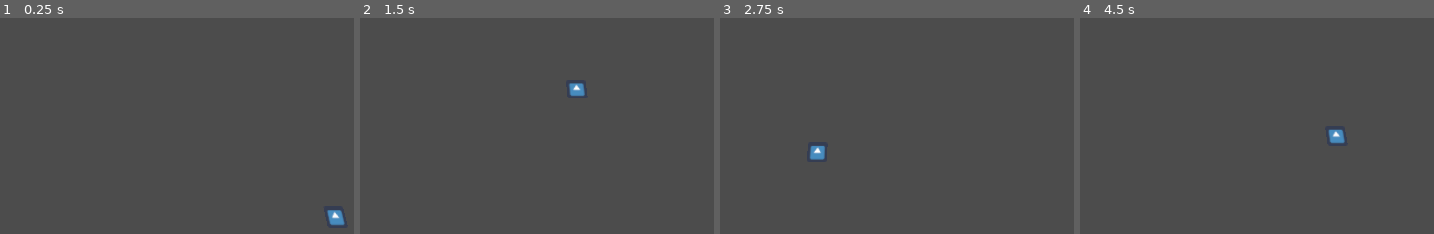
Above: before the commit, frames 1-4 (left to right).
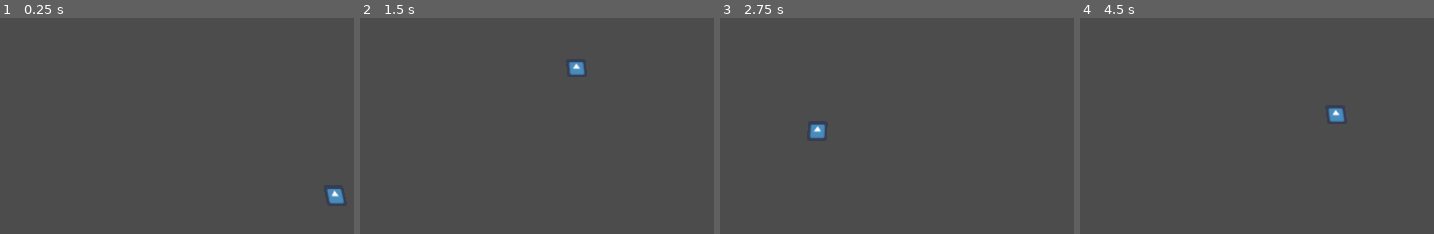
Above: after the commit, the same moments.

Repository: Zenrix/owneck
Game: Godot game, scene res://test.tscn
Two runs of this game, one before a commit and one after it. Both use one fixed random seed, a clock stepped at 60 frames per second and the inputs below. Before the commit the project starts from res://scenes/root.tscn. The engine's default icon, where the game draws it, is replaced by a stand-in: a white triangle on a blue panel in a dark square.
Inputs (mouse positions are in pixels of both pictures, inside the frame that each line leads up to):
- Up to frame 1 (0.25 s): no input
- Up to frame 2 (1.5 s): tap Enter at 0.5 s; move the mouse to (671, 56) at 0.52 s; hold Right (ui_right) 0.53-1.28 s; click (671, 56) at 0.67 s; tap Space at 1.25 s; move the mouse to (outside the picture) at 1.27 s; hold Down (ui_down) from 1.28 s (still down)
- Up to frame 3 (2.75 s): tap Enter at 2 s; move the mouse to (outside the picture) at 2.02 s; release Down (ui_down) at 2.03 s; hold Right (ui_right) from 2.03 s (still down)
- Up to frame 4 (4.5 s): tap Space at 2.75, 4.25 s; move the mouse to (1175, 173) at 2.77 s; release Right (ui_right) at 2.78 s; hold Up (ui_up) 2.78-3.53 s; click (1175, 173) at 2.92 s; tap Enter at 3.5 s; move the mouse to (outside the picture) at 3.52 s; hold Left (ui_left) from 3.53 s (still down); move the mouse to (outside the picture) at 4.27 s

The runs differ from the first frame. In frame 1, 0.6% of the frame differs, in the area x 92-98%, y 79-96%; in frame 2, 0.5%; in frame 3, 0.6%; in frame 4, 0.6%.
Error after the commit: Parse Error: The member "position" already exists in a parent class. (res://tile.gd:3)

Commit message:
Playing around with placing tiles programmatically.

Diff:
--- /dev/null
+++ b/levelGen1.gd
@@ -0,0 +1,9 @@
+extends Node
+
+func _ready():
+	var tileScene = preload("res://tile.tscn")
+	var tile = tileScene.instance()
+	tile.init(Vector3(0, 0, 0), Vector3(1, 1, 1))
+	get_node(".").add_child(tile)
+	set_process(true)
+	set_process_input(true)
--- a/project.godot
+++ b/project.godot
@@ -11,5 +11,5 @@
 [application]
 
 config/name="owneck"
-run/main_scene="res://scenes/root.tscn"
+run/main_scene="res://test.tscn"
 config/icon="res://icon.png"
--- a/scenes/root.tscn
+++ b/scenes/root.tscn
@@ -1,7 +1,3 @@
-[gd_scene load_steps=2 format=2]
-
-[ext_resource path="res://scenes/player3d.tscn" type="PackedScene" id=1]
+[gd_scene format=2]
 
 [node name="root" type="Node"]
-
-[node name="player3d" parent="." index="0" instance=ExtResource( 1 )]
--- /dev/null
+++ b/test.tscn
@@ -0,0 +1,13 @@
+[gd_scene load_steps=3 format=2]
+
+[ext_resource path="res://levelGen1.gd" type="Script" id=1]
+[ext_resource path="res://scenes/player3d.tscn" type="PackedScene" id=2]
+
+[node name="Node" type="Node" index="0"]
+
+script = ExtResource( 1 )
+
+[node name="player3d" parent="." index="0" instance=ExtResource( 2 )]
+
+transform = Transform( 1, 0, 0, 0, 1, 0, 0, 0, 1, 0, 1.62311, 0 )
+_sections_unfolded = [ "Transform" ]
--- /dev/null
+++ b/tile.gd
@@ -0,0 +1,16 @@
+extends MeshInstance
+
+var position = Vector3(0, 0, 0)
+var orientation = Vector3(0, 0, 0)
+var upDirection = Vector3(0, 0, 0)
+
+func _ready():
+	self.translate(position)
+#	upDirection.x = orientation.z
+#	upDirection.y = orientation.x
+#	upDirection.z = orientation.y
+	self.look_at(Vector3(0, -1, 0), Vector3(1, 0, 0))
+
+func init(position, orientation):
+	self.position = position
+	self.orientation = orientation
--- /dev/null
+++ b/tile.tscn
@@ -0,0 +1,45 @@
+[gd_scene load_steps=4 format=2]
+
+[ext_resource path="res://tile.gd" type="Script" id=1]
+
+[sub_resource type="QuadMesh" id=1]
+
+custom_aabb = AABB( 0, 0, 0, 0, 0, 0 )
+size = Vector2( 1, 1 )
+
+[sub_resource type="ConvexPolygonShape" id=2]
+
+points = PoolVector3Array( -0.5, -0.5, 0, -0.5, 0.5, 0, 0.5, 0.5, 0, 0.5, -0.5, 0 )
+
+[node name="tile" type="MeshInstance"]
+
+layers = 1
+material_override = null
+cast_shadow = 1
+extra_cull_margin = 0.0
+use_in_baked_light = false
+lod_min_distance = 0.0
+lod_min_hysteresis = 0.0
+lod_max_distance = 0.0
+lod_max_hysteresis = 0.0
+mesh = SubResource( 1 )
+skeleton = NodePath("..")
+material/0 = null
+script = ExtResource( 1 )
+_sections_unfolded = [ "Transform" ]
+
+[node name="StaticBody" type="StaticBody" parent="." index="0"]
+
+input_ray_pickable = true
+input_capture_on_drag = false
+collision_layer = 1
+collision_mask = 1
+friction = 1.0
+bounce = 0.0
+constant_linear_velocity = Vector3( 0, 0, 0 )
+constant_angular_velocity = Vector3( 0, 0, 0 )
+
+[node name="CollisionShape" type="CollisionShape" parent="StaticBody" index="0"]
+
+shape = SubResource( 2 )
+disabled = false
